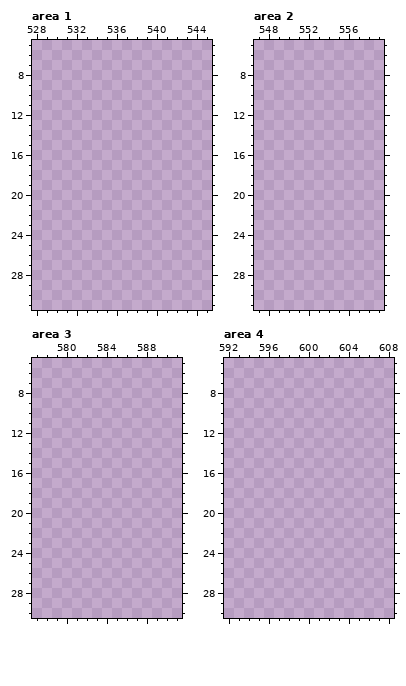
Pixel-art file, stored at aseprite/animated_objects.aseprite. This is how it looked before the edit.
656x336 pixels, 1 frame. Shown: area 1: x 528..545, y 5..31; area 2: x 547..559, y 5..31; area 3: x 577..591, y 5..30; area 4: x 592..608, y 5..30. The old version is drawn lined up with the new one, on the new canvas. The commit also changed other parts of the picture, which this record leaves out.
Once edited:
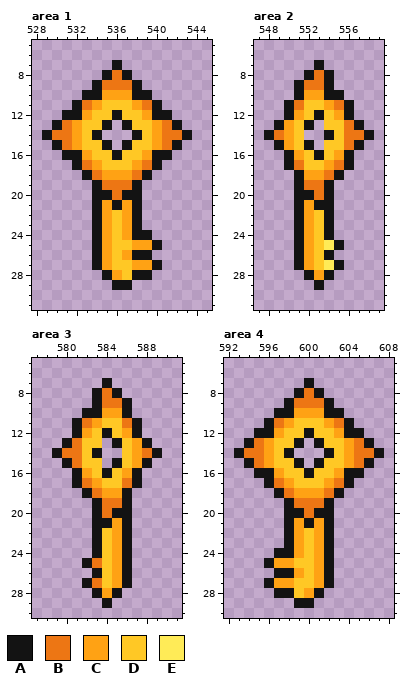
Palette (. is transparent): A #131313  B #ed7614  C #ffa214  D #ffc825  E #ffeb57
From old to new:
canvas 656x336 -> 749x336
Changed rows in their new state; - is an unchanged pixel.
Area 1:
first column x 529:
 7 -------A-------
 8 ------ABA------
 9 -----ABBBA-----
10 ----AACCCAA----
11 ---ABCDDDCBA---
12 --AACDDADDCAA--
13 -ABCDDA-ADDCBA-
14 ABBCDA---ADCBBA
15 -ABCDDA-ADDCBA-
16 --AACDDADDCAA--
17 ---ABCDDDCBA---
18 ----ABCCCBA----
19 -----ABBBA-----
20 -----AABAA-----
21 -----ACACA-----
22 -----ACDCA-----
23 -----ACDCA-----
24 -----ACDCAA----
25 -----ACDDCCA---
26 -----ACDCAA----
27 -----ACDDCCA---
28 ------ACDAA----
29 -------AA------
Area 2:
first column x 548:
 7 -----A-----
 8 ----ABA----
 9 ---ABBA----
10 ---ACCAA---
11 --ABDDCBA--
12 --ACDADCA--
13 -ACDA-DDBA-
14 ABCD--ADBBA
15 -ACDA-DDBA-
16 --ACDADCA--
17 --ABDDCBA--
18 ---ACCBA---
19 ---ABBA----
20 ---AABA----
21 ---ACAA----
22 ---ACDA----
23 ---ACDA----
24 ---ACDA----
25 ---ACDEA---
26 ---ACDA----
27 ---ACDEA---
28 ----ACA----
29 -----A-----
Area 3:
first column x 579:
 7 -----A-----
 8 ----ABA----
 9 ----ABBA---
10 ---AACCA---
11 --ABCDDBA--
12 --ACDADCA--
13 -ABDD-ADCA-
14 ABBDA--DCBA
15 -ABDD-ADCA-
16 --ACDADCA--
17 --ABCDDBA--
18 ---ABCCA---
19 ----ABBA---
20 ----ABAA---
21 ----AACA---
22 ----ADCA---
23 ----ADCA---
24 ----ADCA---
25 ---ABDCA---
26 ----ADCA---
27 ---ABDCA---
28 ----ACA----
29 -----A-----
Area 4:
first column x 593:
 7 -------A-------
 8 ------ABA------
 9 -----ABBBA-----
10 ----AACCCAA----
11 ---ABCDDDCBA---
12 --AACDDADDCAA--
13 -ABCDDA-ADDCBA-
14 ABBCDA---ADCBBA
15 -ABCDDA-ADDCBA-
16 --AACDDADDCAA--
17 ---ABCDDDCBA---
18 ----ABCCCBA----
19 -----ABBBA-----
20 -----AABAA-----
21 -----ACACA-----
22 -----ACDCA-----
23 -----ACDCA-----
24 ----AACDCA-----
25 ---ACCDDCA-----
26 ----AACDCA-----
27 ---ACCDDCA-----
28 ----AADCA------
29 ------AA-------
